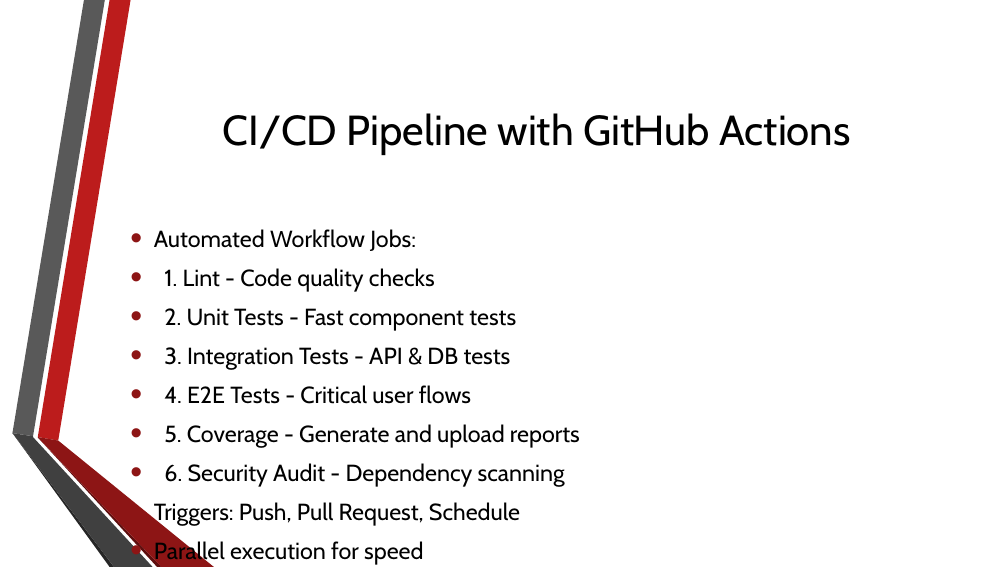
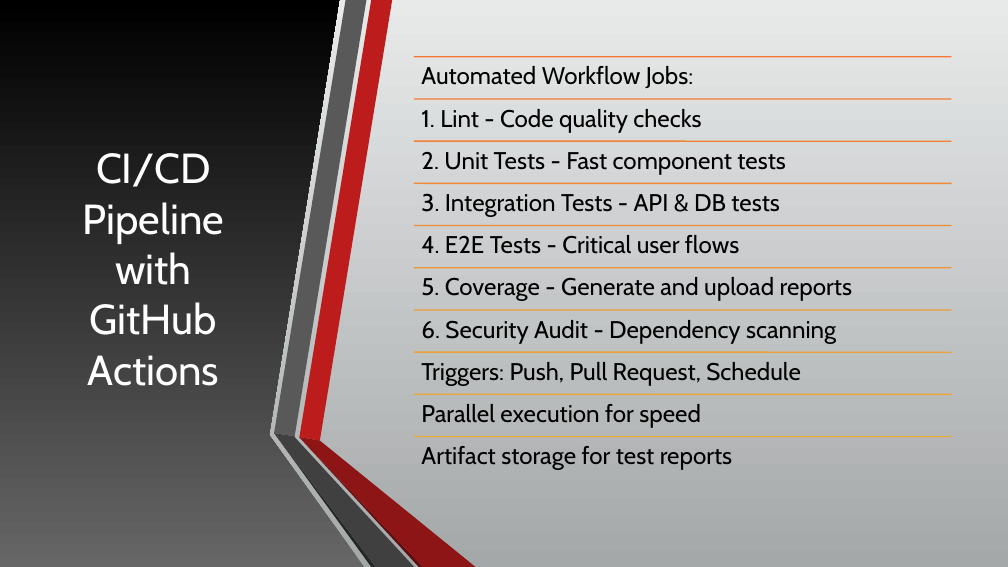
Before and after one commit to Om36/Full-Stack, a slide deck: slide 12 of Capstone Project/Automated_Testing_Pipeline_Presentation.pptx. Drawn at 1008x567 pixels with LibreOffice and Linux fonts; fonts in the diff are those of the drawing; background and template pictures are left out. Boxes give left, top, right and bottom in pixels: in the first picture for what was removed or moved away, otherwise in the second. Text is boxed around its words. In the diff, an @@ line names an element or a change of style, - is before the commit and + after.

```diff
--- a/Capstone Project/Automated_Testing_Pipeline_Presentation.pptx
+++ b/Capstone Project/Automated_Testing_Pipeline_Presentation.pptx
@@ background picture (left out) to gradient #E9EAEB to #A5A8A9 @@
@@ rectangle added at box(0, 0, 1008, 567), fill gradient #E9EAEB to #A5A8A9 @@
@@ freeform shape added at box(0, 0, 364, 567), fill gradient #676767 to #000000 @@
@@ title "CI/CD Pipeline with GitHub Actions": place and size @@
-title "CI/CD Pipeline with GitHub Actions" at box(223, 113, 850, 155)
+title "CI/CD Pipeline with GitHub Actions" at box(83, 153, 224, 386)
@@ title "CI/CD Pipeline with GitHub Actions" at box(83, 153, 224, 386): text colour #000000 to #FFFFFF @@
@@ text removed at box(154, 229, 580, 565) @@
-• Automated Workflow Jobs:
-• 1. Lint - Code quality checks
-• 2. Unit Tests - Fast component tests
-• 3. Integration Tests - API & DB tests
-• 4. E2E Tests - Critical user flows
-• 5. Coverage - Generate and upload reports
-• 6. Security Audit - Dependency scanning
-• Triggers: Push, Pull Request, Schedule
-• Parallel execution for speed
-• Artifact storage for test reports
@@ group added at box(274, 0, 476, 567): 6 freeform shapes @@
@@ group added at box(414, 57, 951, 470): 10 lines, 10 texts @@
+Automated Workflow Jobs:
+1. Lint - Code quality checks
+2. Unit Tests - Fast component tests
+3. Integration Tests - API & DB tests
+4. E2E Tests - Critical user flows
+5. Coverage - Generate and upload reports
+6. Security Audit - Dependency scanning
+Triggers: Push, Pull Request, Schedule
+Parallel execution for speed
+Artifact storage for test reports
```
Also in this commit, not shown: 17 other slides changed, 1 other file.
